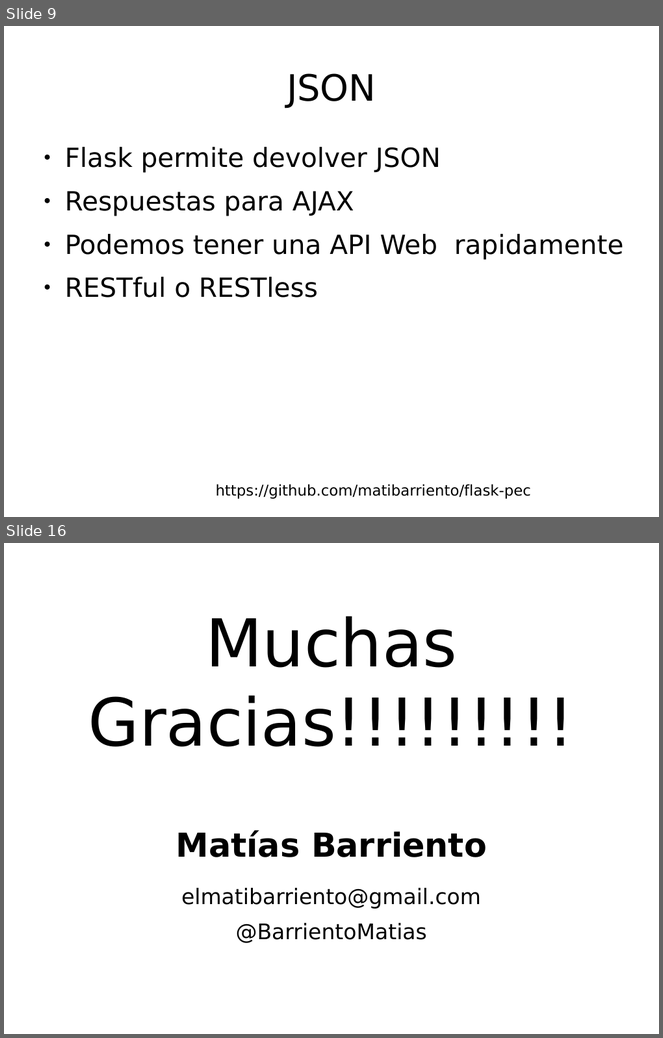
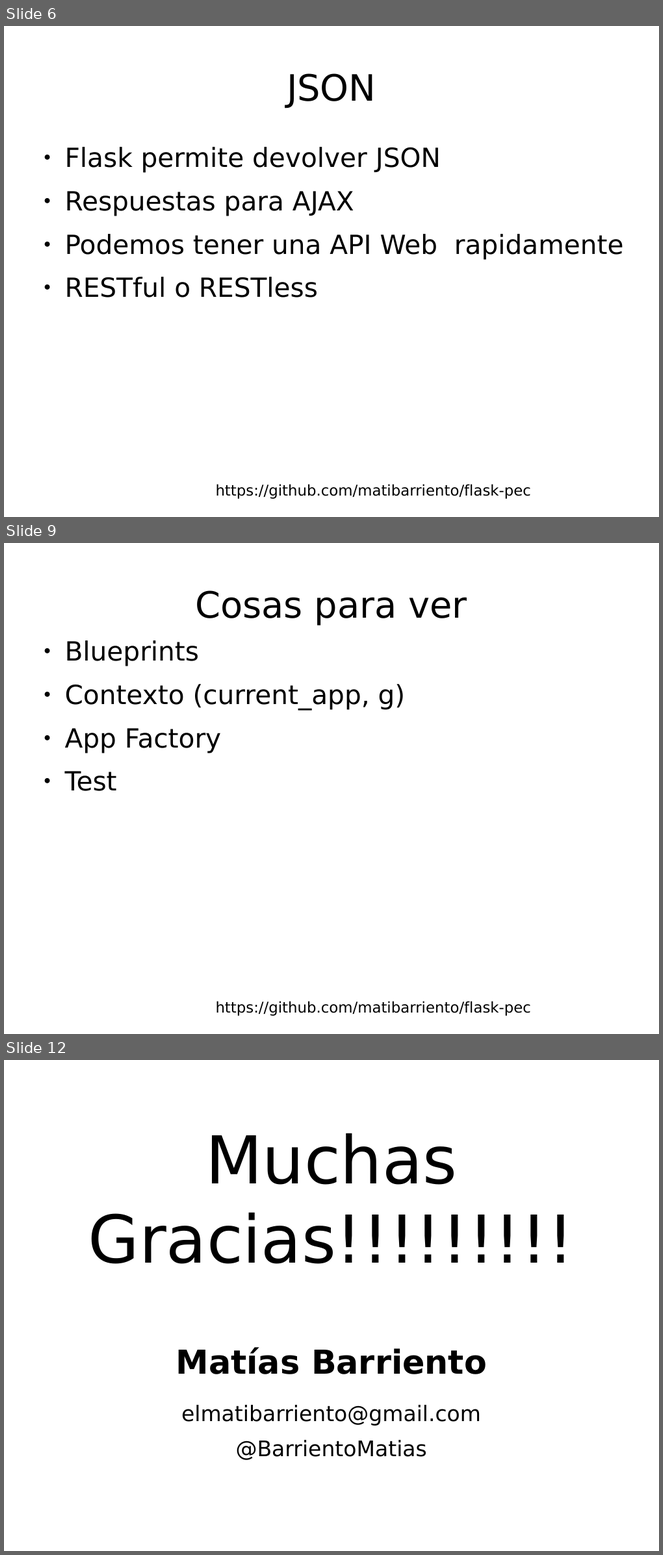
Before and after one commit to matibarriento/flask-pec, a slide deck: flaskpec.odp. Shown one above the other, each under a label of ours: slides 9 and 16 before the commit, slides 6, 9 and 12 after it; the slides between them are not shown. The pictures are 663x1038 and 663x1555 pixels, drawn with LibreOffice and Linux fonts; fonts in the diff are those of the drawing; background and template pictures are left out. Boxes give left, top, right and bottom in pixels: in the first picture for what was removed or moved away, otherwise in the second. Text is boxed around its words. In the diff, an @@ line names an element or a change of style, - is before the commit and + after.

```diff
--- a/flaskpec.odp
+++ b/flaskpec.odp
@@ slide 9 added at box(4, 543, 659, 1034), background #FFFFFF; not listed: 1 template element that a slide beside it also shows @@
@@ title added at box(195, 590, 467, 626), 44 pt, text #000000 @@
+Cosas para ver
@@ text added at box(65, 641, 406, 791), 32 pt, text #000000 @@
+● Blueprints
+● Contexto (current_app, g)
+● App Factory
+● Test
@@ what was slide 9 is now slide 6 @@
@@ what was slide 16 is now slide 12 @@
```
Also in this commit, not shown: 5 slides changed, 3 other slides added, 8 slides removed, 1 other file.
